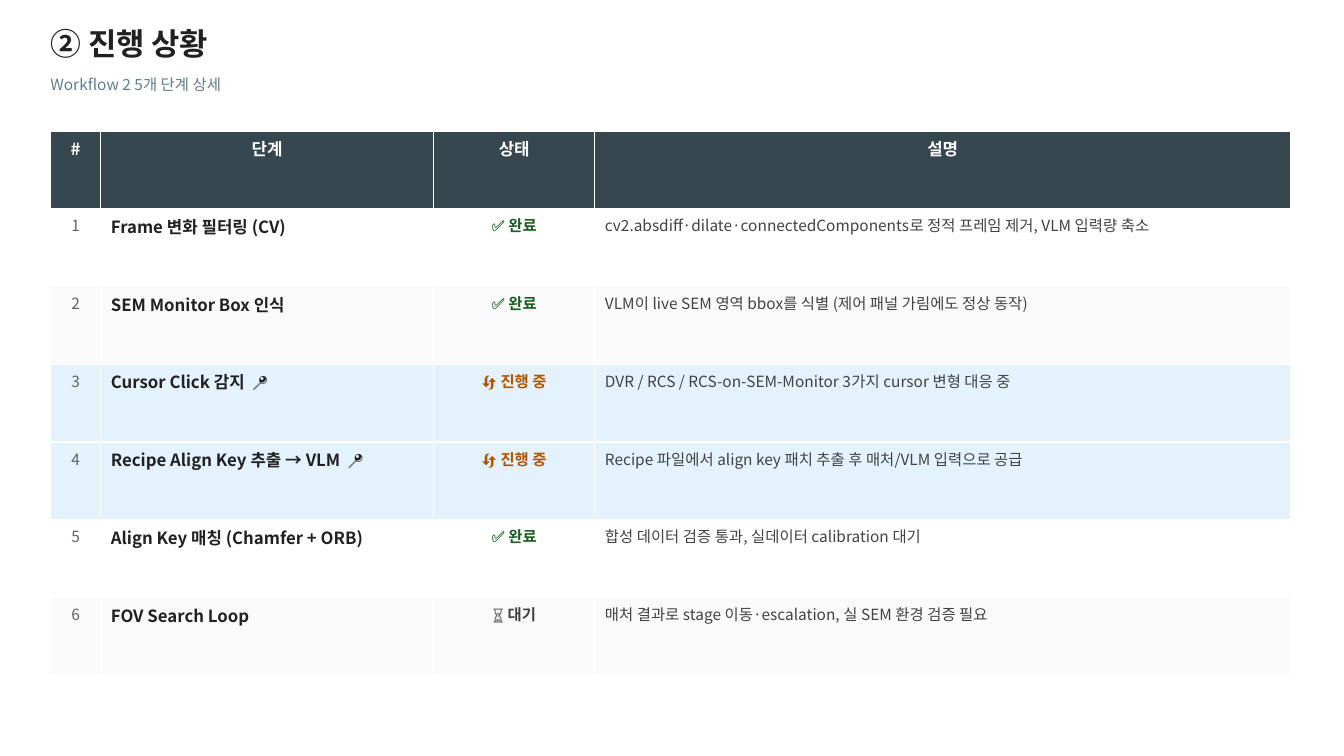
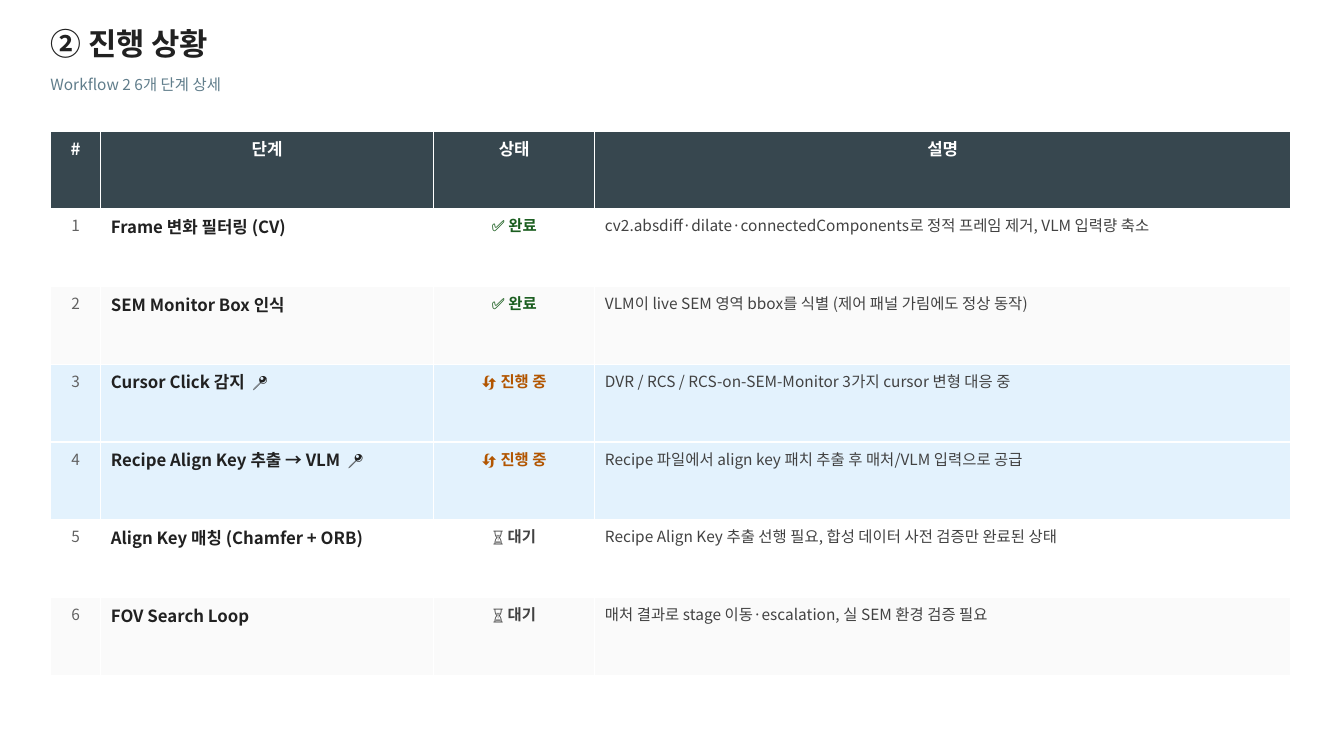
Before and after one commit to DarrenKoi/auto_recipe_creator, a slide deck: slide 3 of poc/workflow_2/docs/workflow_2_status_report.pptx. Drawn at 1344x756 pixels with LibreOffice and Linux fonts; fonts in the diff are those of the drawing. Boxes give left, top, right and bottom in pixels: in the first picture for what was removed or moved away, otherwise in the second. Text is boxed around its words. In the diff, an @@ line names an element or a change of style, - is before the commit and + after.

```diff
--- a/poc/workflow_2/docs/workflow_2_status_report.pptx
+++ b/poc/workflow_2/docs/workflow_2_status_report.pptx
@@ text at box(50, 77, 221, 91): text changed @@
-Workflow 2 5개 단계 상세
+Workflow 2 6개 단계 상세
@@ table at box(50, 131, 1291, 676) @@
-row 6, column 3: ✅ 완료
+row 6, column 3: ⏳ 대기
-row 6, column 4: 합성 데이터 검증 통과, 실데이터 calibration 대기
+row 6, column 4: Recipe Align Key 추출 선행 필요, 합성 데이터 사전 검증만 완료된 상태
```
Also in this commit, not shown: 3 other slides changed, 2 other files.
